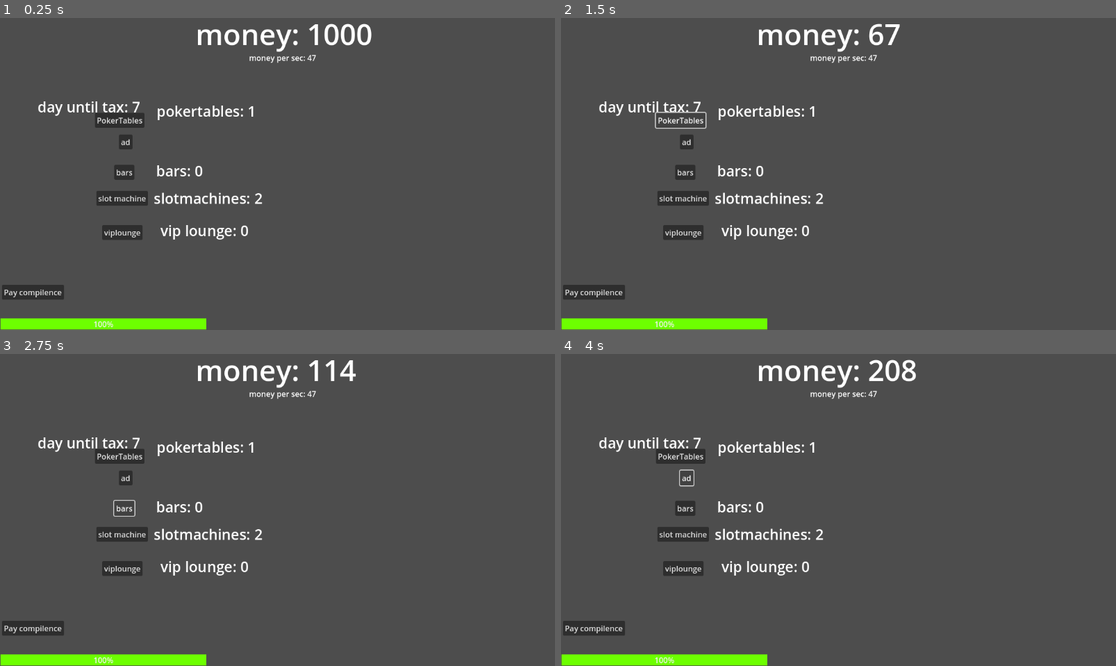
Above: before the commit, frames 1-4 (two rows, left to right).
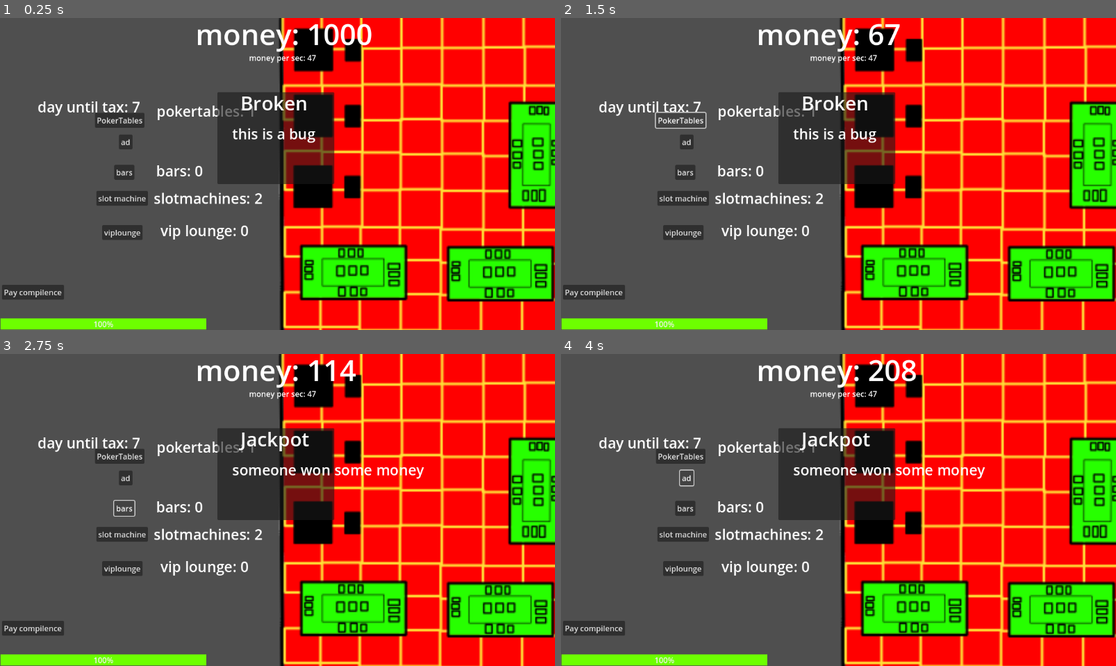
Above: after the commit, the same moments.

Repository: newdevtoo/you-are-the-casino
Game: Godot game, scene res://scenes/playing/playing.tscn
Two runs of this game, one before a commit and one after it. Both use one fixed random seed, a clock stepped at 60 frames per second and the inputs below. The project has no main scene, so this scene is started directly.
Inputs:
- Up to frame 1 (0.25 s): no input
- Up to frame 2 (1.5 s): click "slot machine" at 0.5 s; click "PokerTables" at 1.25 s
- Up to frame 3 (2.75 s): click "bars" at 2 s
- Up to frame 4 (4 s): click "viplounge" at 2.75 s; click "ad" at 3.5 s

The runs differ from the first frame. In frame 1, 52% of the frame differs, in the area x 39-100%, y 0-100%; in frame 2, 53%; in frame 3, 53%; in frame 4, 53%.

Commit message:
Add files via upload
added backround added the random events

Diff:
--- a/you-are-the-casino/scenes/playing/playing.gd
+++ b/you-are-the-casino/scenes/playing/playing.gd
@@ -11,6 +11,10 @@
 @onready var license: ProgressBar = $license
 @onready var day: Label = $labels/day
 @onready var notifications: Panel = $notifications
+var choosevent = randi_range(1, 45)
+@onready var event_show: Panel = $"event show"
+@onready var whatevent: Label = $"event show/whatevent"
+@onready var description: Label = $"event show/description"
 
 
 func _process(delta: float) -> void:
@@ -128,6 +132,22 @@
 	if Gamemanager.current_day == 6:
 		notifications.show()
 
+func _on_eventtimer_timeout() -> void:
+	choosevent = randi_range(1, 45)
+	if choosevent > 0 and choosevent < 11:
+		event_show.show()
+		whatevent.text = "lawsuit"
+		description.text = "your casino has been sued"
+	elif choosevent > 10 and choosevent < 21:
+		event_show.show()
+		whatevent.text = "Jackpot"
+		description.text = "someone won some money"
+	elif choosevent > 20 and choosevent <31:
+		event_show.show()
+		whatevent.text = "protest"
+		description.text = "there is a protest against your casino"
+	elif  choosevent > 30 and choosevent < 41:
+		print("no events")
 
 func click():
 	if Gamemanager.income_per_second > 1:
--- a/you-are-the-casino/scenes/playing/playing.tscn
+++ b/you-are-the-casino/scenes/playing/playing.tscn
@@ -1,7 +1,8 @@
-[gd_scene load_steps=6 format=3 uid="uid://dk7tra5wtnpwi"]
+[gd_scene load_steps=7 format=3 uid="uid://dk7tra5wtnpwi"]
 
 [ext_resource type="Script" uid="uid://b0sj5xrvt6g6s" path="res://script/managers/gamemanager.gd" id="1_rsnxg"]
 [ext_resource type="Script" uid="uid://br80xixvdeii6" path="res://scenes/playing/playing.gd" id="1_s6t64"]
+[ext_resource type="Texture2D" uid="uid://d0g8mog0fj0f7" path="res://art/Screenshot 2026-03-20 194252.png" id="2_f1fto"]
 [ext_resource type="Script" uid="uid://b8jyj5p856yap" path="res://addons/random_timer/random_timer.gd" id="3_b21gc"]
 
 [sub_resource type="StyleBoxFlat" id="StyleBoxFlat_s6t64"]
@@ -12,6 +13,12 @@
 
 [node name="playing" type="Node2D"]
 script = ExtResource("1_s6t64")
+
+[node name="backround" type="Sprite2D" parent="."]
+z_index = -100
+position = Vector2(596, 330)
+scale = Vector2(2.525, 2.525)
+texture = ExtResource("2_f1fto")
 
 [node name="gamemanager" type="Node" parent="."]
 script = ExtResource("1_rsnxg")
@@ -95,6 +102,13 @@
 [node name="daytimer" type="Timer" parent="timers"]
 wait_time = 4.0
 autostart = true
+
+[node name="eventtimer" type="Timer" parent="timers"]
+autostart = true
+script = ExtResource("3_b21gc")
+min_wait_time = 2.0
+max_wait_time = 3.0
+metadata/_custom_type_script = "uid://b8jyj5p856yap"
 
 [node name="buttons" type="Node2D" parent="."]
 
@@ -167,11 +181,36 @@
 offset_bottom = 50.0
 text = "Taxing season coming"
 
+[node name="event show" type="Panel" parent="."]
+offset_left = 451.0
+offset_top = 154.0
+offset_right = 694.0
+offset_bottom = 345.0
+
+[node name="whatevent" type="Label" parent="event show"]
+layout_mode = 0
+offset_left = 48.0
+offset_top = -5.0
+offset_right = 187.0
+offset_bottom = 50.0
+theme_override_font_sizes/font_size = 40
+text = "Broken"
+
+[node name="description" type="Label" parent="event show"]
+layout_mode = 0
+offset_left = 31.0
+offset_top = 65.0
+offset_right = 203.0
+offset_bottom = 107.0
+theme_override_font_sizes/font_size = 30
+text = "this is a bug"
+
 [connection signal="timeout" from="timers/addmoney" to="." method="_on_addmoney_timeout"]
 [connection signal="timeout" from="timers/adtimer" to="." method="_on_adtimer_timeout"]
 [connection signal="timeout" from="timers/licensetimer" to="." method="_on_licensetimer_timeout"]
 [connection signal="timeout" from="timers/adshowtimer" to="." method="_on_adshowtimer_timeout"]
 [connection signal="timeout" from="timers/daytimer" to="." method="_on_daytimer_timeout"]
+[connection signal="timeout" from="timers/eventtimer" to="." method="_on_eventtimer_timeout"]
 [connection signal="pressed" from="buttons/slotmac" to="." method="_on_button_pressed"]
 [connection signal="pressed" from="buttons/pokertable" to="." method="_on_pokertable_pressed"]
 [connection signal="pressed" from="buttons/bars" to="." method="_on_bars_pressed"]
Binary file added: you-are-the-casino/art/Screenshot 2026-03-20 194252.png
Not shown, added: you-are-the-casino/art/Screenshot 2026-03-20 194252.png.import
